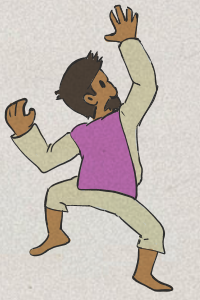
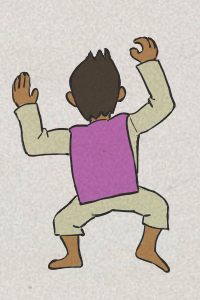
Layered file, before and after one edit (200px x 300px). Changes by layer:
hid "ink_08" over [left=4, top=4, right=174, bottom=292]
hid "col_08" over [left=5, top=5, right=174, bottom=292]
hid "polis copy #7" over [left=5, top=5, right=175, bottom=292]
showed "ink_02" over [left=12, top=36, right=176, bottom=273]
showed "col_02" over [left=12, top=37, right=174, bottom=272]
showed "polis copy #1", painted on it over [left=4, top=0, right=200, bottom=292]
